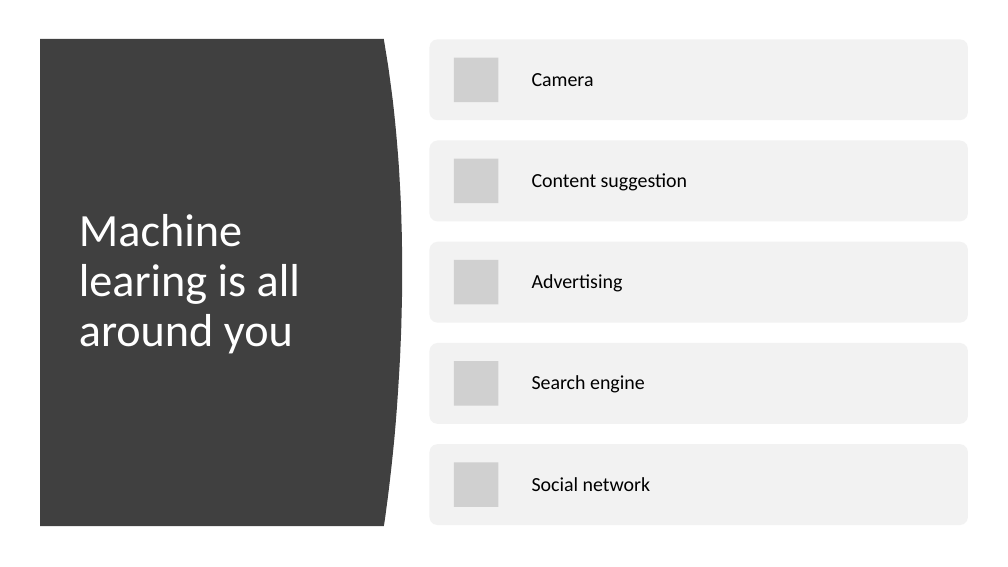
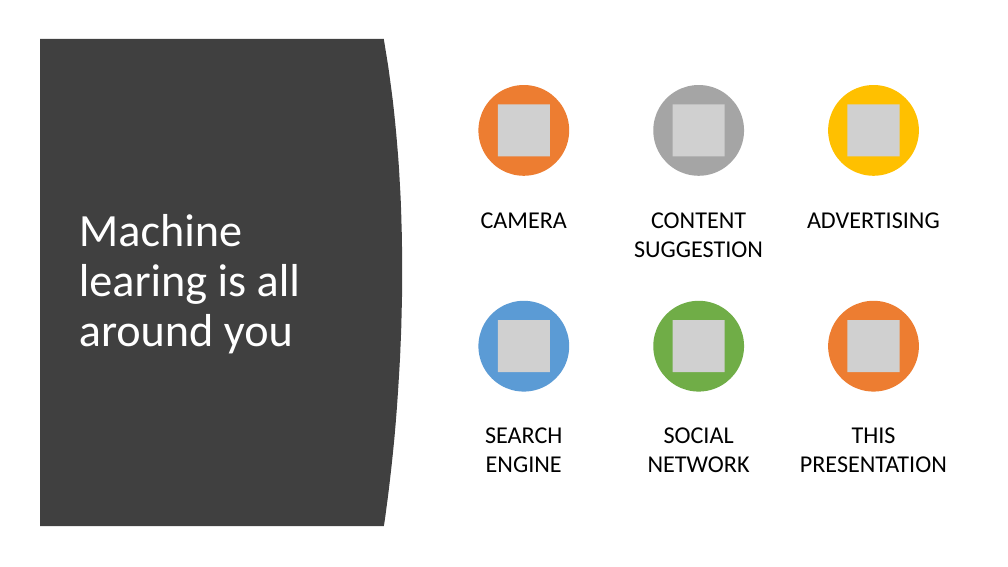
Before and after one commit to lekhasy/ML-presentation, a slide deck: slide 5 of presentation.pptx. Drawn at 1008x567 pixels with LibreOffice and Linux fonts; fonts in the diff are those of the drawing; grey boxes stand for pictures. Boxes give left, top, right and bottom in pixels: in the first picture for what was removed or moved away, otherwise in the second. Text is boxed around its words. In the diff, an @@ line names an element or a change of style, - is before the commit and + after.

```diff
--- a/presentation.pptx
+++ b/presentation.pptx
@@ vertical alignment middle to top in 5 elements at bbox=[648, 427, 750, 472], bbox=[634, 212, 763, 257], bbox=[807, 212, 940, 228], bbox=[485, 427, 562, 472], bbox=[481, 212, 567, 228] @@
@@ text at bbox=[481, 212, 567, 228]: text changed; size 19 to 23 pt @@
-Camera
+CAMERA
@@ text at bbox=[634, 212, 763, 257]: text changed; size 19 to 23 pt @@
-Content suggestion
+CONTENT SUGGESTION
@@ text at bbox=[807, 212, 940, 228]: text changed; size 19 to 23 pt @@
-Advertising
+ADVERTISING
@@ text at bbox=[485, 427, 562, 472]: text changed; size 19 to 23 pt @@
-Search engine
+SEARCH ENGINE
@@ text at bbox=[648, 427, 750, 472]: text changed; size 19 to 23 pt @@
-Social network
+SOCIAL NETWORK
@@ group added at bbox=[479, 85, 947, 472]: 6 ellipses, 6 pictures, 1 text @@
+THIS PRESENTATION
@@ group removed at bbox=[430, 39, 968, 526]: 5 rounded rectangles, 5 pictures @@
```
Also in this commit, not shown: 3 other slides changed, 8 slides added, 2 slides removed.
